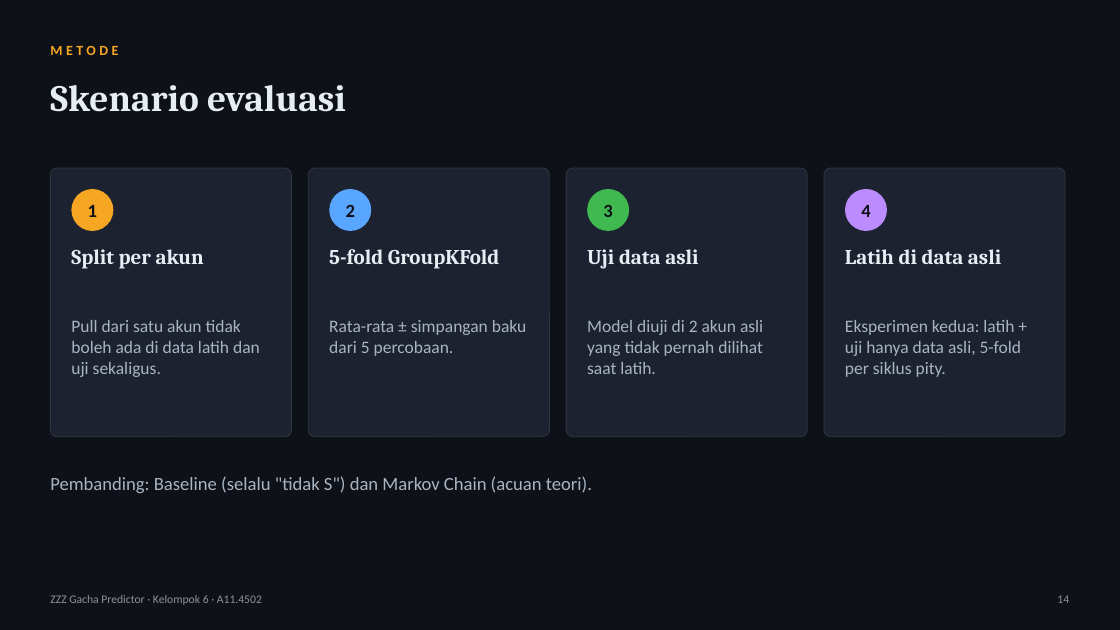
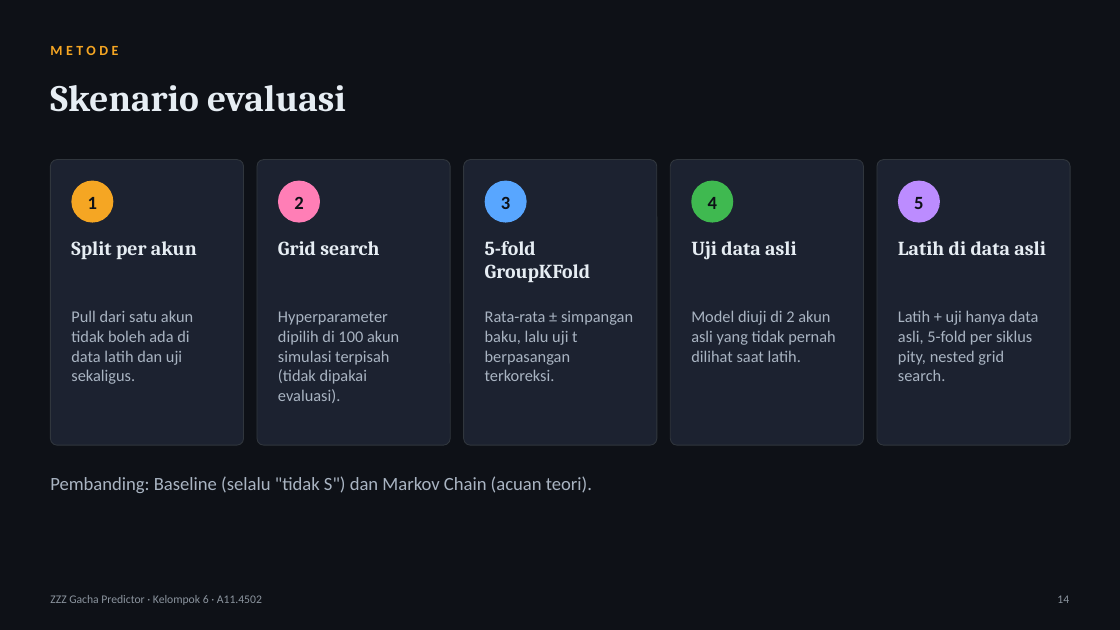
Before and after one commit to tehgeii/project-data-mining, a slide deck: slide 14 of docs/tugas/UTS_Slide_Kelompok6_A11.4502.pptx. Drawn at 1120x630 pixels with LibreOffice and Linux fonts; fonts in the diff are those of the drawing. Boxes give left, top, right and bottom in pixels: in the first picture for what was removed or moved away, otherwise in the second. Text is boxed around its words. In the diff, an @@ line names an element or a change of style, - is before the commit and + after.

Commit message:
Tambah grid search, uji signifikansi, dan tab pola soft pity
- Hyperparameter keenam algoritma dipilih dengan GridSearchCV (GroupKFold
  4-fold) pada 100 akun simulasi tambahan yang tidak dipakai untuk evaluasi.
  Pada eksperimen data asli, grid search diulang di dalam setiap fold
  (nested cross-validation).
- Uji t berpasangan terkoreksi (Nadeau & Bengio, 2003) terhadap model
  berakurasi tertinggi, termasuk penanda bila beberapa model seri.
- Halaman Perbandingan Algoritma: tab "Pola soft pity", tabel uji
  signifikansi, hyperparameter hasil grid search, dan pengaruh grid search
  pada data asli.
- Proposal, laporan, dan slide kini membaca tabel serta angka hasil langsung
  dari models/report.json (rep.js); subbab teori baru 2.7, Bab IV disusun
  ulang (hasil grid search dan uji signifikansi), grafik dan tangkapan layar
  dibuat ulang.
- LAPORAN.md, README, dan tanya jawab di PANDUAN_PENGUMPULAN disesuaikan.

```diff
--- a/docs/tugas/UTS_Slide_Kelompok6_A11.4502.pptx
+++ b/docs/tugas/UTS_Slide_Kelompok6_A11.4502.pptx
@@ rounded rectangle: place and size @@
-rounded rectangle at (50, 168, 292, 437)
+rounded rectangle at (50, 160, 244, 445)
@@ rounded rectangle: place and size @@
-rounded rectangle at (308, 168, 549, 437)
+rounded rectangle at (257, 160, 450, 445)
@@ rounded rectangle: place and size @@
-rounded rectangle at (566, 168, 807, 437)
+rounded rectangle at (464, 160, 657, 445)
@@ proportions changed in 4 elements at (50, 160, 244, 445), (257, 160, 450, 445), (464, 160, 657, 445), (670, 160, 864, 445) @@
@@ rounded rectangle: place and size @@
-rounded rectangle at (824, 168, 1065, 437)
+rounded rectangle at (670, 160, 864, 445)
@@ rounded rectangle added at (877, 160, 1070, 445), fill #1C2230, outline #30363D 0.75 pt @@
@@ text "1": place and size @@
-text "1" at (88, 205, 97, 217)
+text "1" at (88, 197, 97, 209)
@@ ellipse: place and size @@
-ellipse at (71, 189, 113, 231)
+ellipse at (71, 181, 113, 223)
@@ text "2": place and size @@
-text "2" at (346, 204, 355, 217)
+text "2" at (294, 197, 303, 209)
@@ ellipse: place and size @@
-ellipse at (329, 189, 371, 231)
+ellipse at (278, 181, 320, 223)
@@ ellipse at (278, 181, 320, 223): fill #58A6FF to #FF7EB6 @@
@@ text "3": place and size @@
-text "3" at (603, 205, 612, 217)
+text "3" at (501, 197, 510, 209)
@@ ellipse: place and size @@
-ellipse at (587, 189, 629, 231)
+ellipse at (485, 181, 527, 223)
@@ ellipse at (485, 181, 527, 223): fill #3FB950 to #58A6FF @@
@@ text "4": place and size @@
-text "4" at (861, 205, 870, 217)
+text "4" at (708, 197, 717, 209)
@@ ellipse: place and size @@
-ellipse at (845, 189, 887, 231)
+ellipse at (691, 181, 734, 223)
@@ ellipse at (691, 181, 734, 223): fill #BC8CFF to #3FB950 @@
@@ ellipse added at (898, 181, 940, 223), fill #BC8CFF @@
@@ text added at (914, 197, 923, 209), 16 pt, text #0E1117, bold @@
+5
@@ text "Split per akun": place and size @@
-text "Split per akun" at (71, 249, 204, 269)
+text "Split per akun" at (71, 241, 197, 259)
@@ size 18 to 17 pt in 4 elements at (71, 241, 197, 259), (898, 241, 1046, 255), (691, 241, 797, 260), (485, 241, 591, 282) @@
@@ text "5-fold GroupKFold": place and size @@
-text "5-fold GroupKFold" at (329, 249, 500, 269)
+text "5-fold GroupKFold" at (485, 241, 591, 282)
@@ text "Uji data asli": place and size @@
-text "Uji data asli" at (587, 249, 698, 269)
+text "Uji data asli" at (691, 241, 797, 260)
@@ text "Latih di data asli": place and size @@
-text "Latih di data asli" at (845, 249, 1001, 264)
+text "Latih di data asli" at (898, 241, 1046, 255)
@@ text added at (278, 241, 379, 255), 17 pt, text #E6EDF3, bold @@
+Grid search
@@ text "Pull dari satu akun tidak ...": place and size @@
-text "Pull dari satu akun tidak ..." at (71, 320, 260, 377)
+text "Pull dari satu akun tidak ..." at (71, 310, 193, 384)
@@ text "Pull dari satu akun tidak ..." at (71, 310, 193, 384): size 15 to 14 pt @@
@@ text at (278, 311, 399, 403): text changed; size 15 to 14 pt @@
-Rata-rata ± simpangan baku dari 5 percobaan.
+Hyperparameter dipilih di 100 akun simulasi terpisah (tidak dipakai evaluasi).
@@ text added at (485, 311, 633, 381), 14 pt, text #A9B4C2 @@
+Rata-rata ± simpangan baku, lalu uji t berpasangan terkoreksi.
@@ text "Model diuji di 2 akun ..." at (691, 310, 835, 362): size 15 to 14 pt @@
@@ text "Model diuji di 2 akun ...": place and size @@
-text "Model diuji di 2 akun ..." at (587, 320, 763, 374)
+text "Model diuji di 2 akun ..." at (691, 310, 835, 362)
@@ text at (898, 310, 1038, 381): text changed; size 15 to 14 pt @@
-Eksperimen kedua: latih + uji hanya data asli, 5-fold per siklus pity.
+Latih + uji hanya data asli, 5-fold per siklus pity, nested grid search.
```
Also in this commit, not shown: 1 other slide changed, 25 other files.
